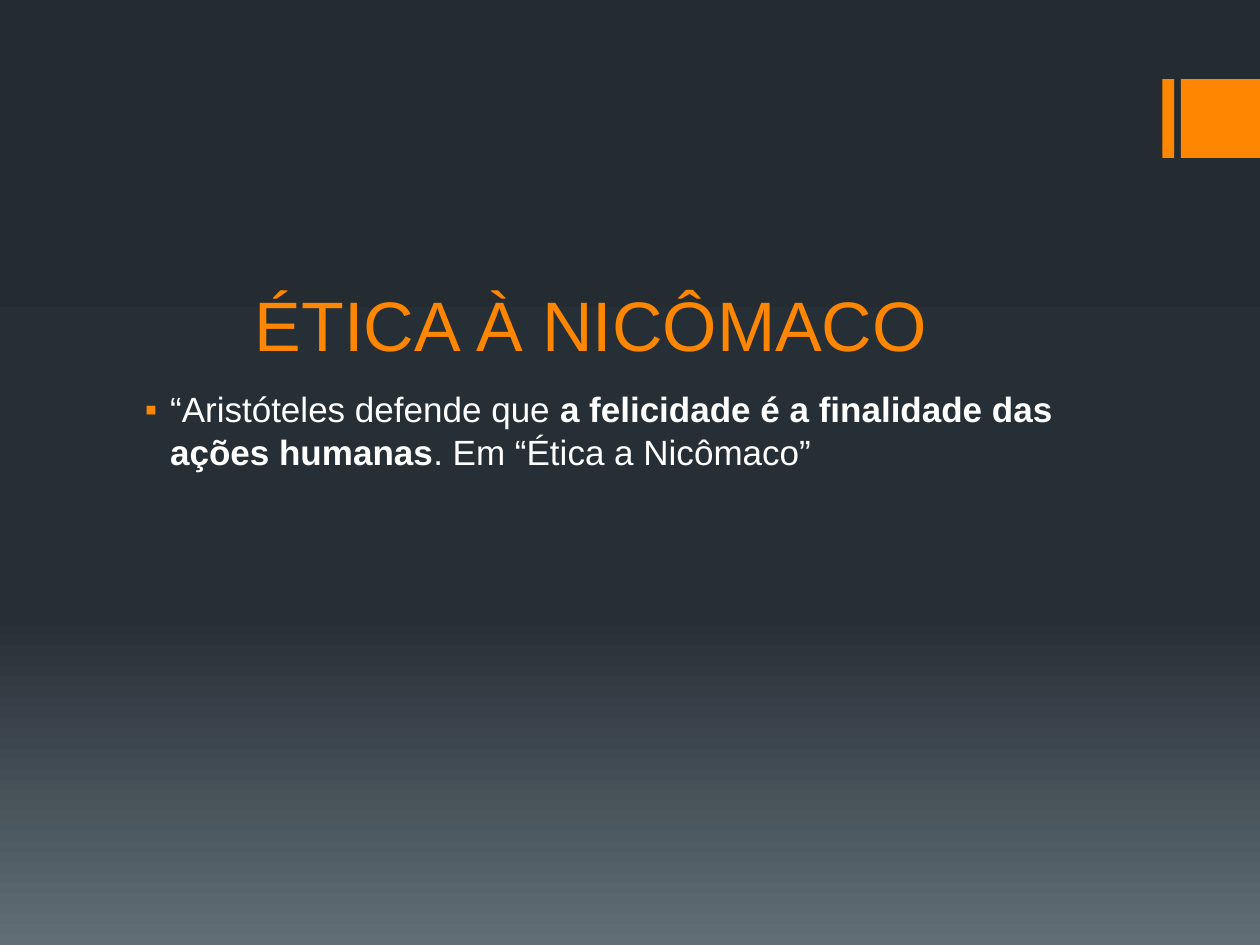
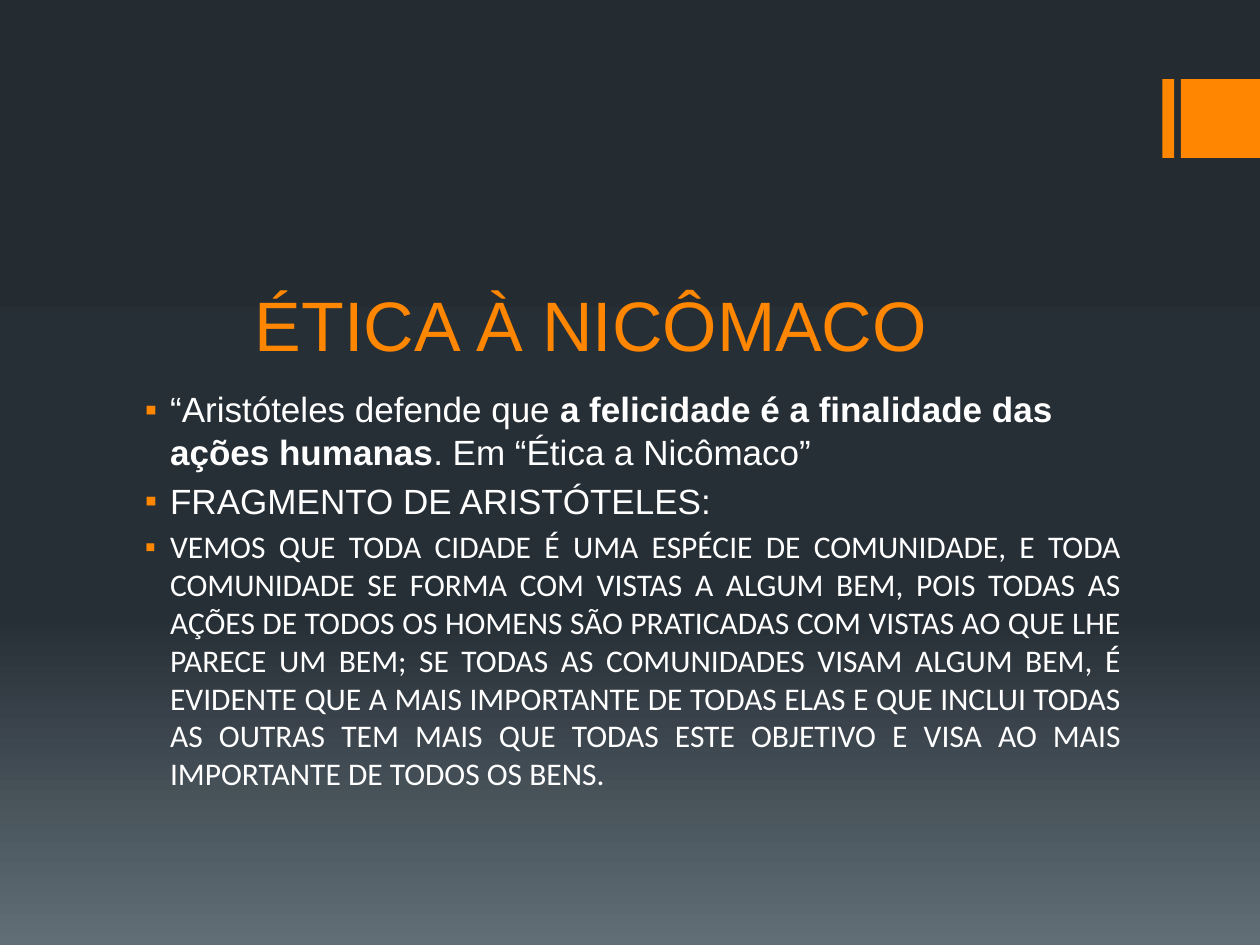
Before and after one commit to Michel-Rooney/Escola, a slide deck: slide 4 of 3º BIMESTRE/Filosofia/3 aula ARISTOTELES.pptx (slide 2 before the commit). Drawn at 1260x945 pixels with LibreOffice and Linux fonts; fonts in the diff are those of the drawing. Boxes give left, top, right and bottom in pixels: in the first picture for what was removed or moved away, otherwise in the second. Text is boxed around its words. In the diff, an @@ line names an element or a change of style, - is before the commit and + after.

```diff
--- a/3º BIMESTRE/Filosofia/3 aula ARISTOTELES.pptx
+++ b/3º BIMESTRE/Filosofia/3 aula ARISTOTELES.pptx
@@ text at [170,485,1121,785]: paragraphs added @@
+▪ FRAGMENTO DE ARISTÓTELES:
+▪ VEMOS QUE TODA CIDADE É UMA ESPÉCIE DE COMUNIDADE, E TODA COMUNIDADE SE FORMA COM VISTAS A ALGUM BEM, POIS TODAS AS AÇÕES DE TODOS OS HOMENS SÃO PRATICADAS COM VISTAS AO QUE LHE PARECE UM BEM; SE TODAS AS COMUNIDADES VISAM ALGUM BEM, É EVIDENTE QUE A MAIS IMPORTANTE DE TODAS ELAS E QUE INCLUI TODAS AS OUTRAS TEM MAIS QUE TODAS ESTE OBJETIVO E VISA AO MAIS IMPORTANTE DE TODOS OS BENS.
```
Also in this commit, not shown: 2 slides added, 5 other files.
